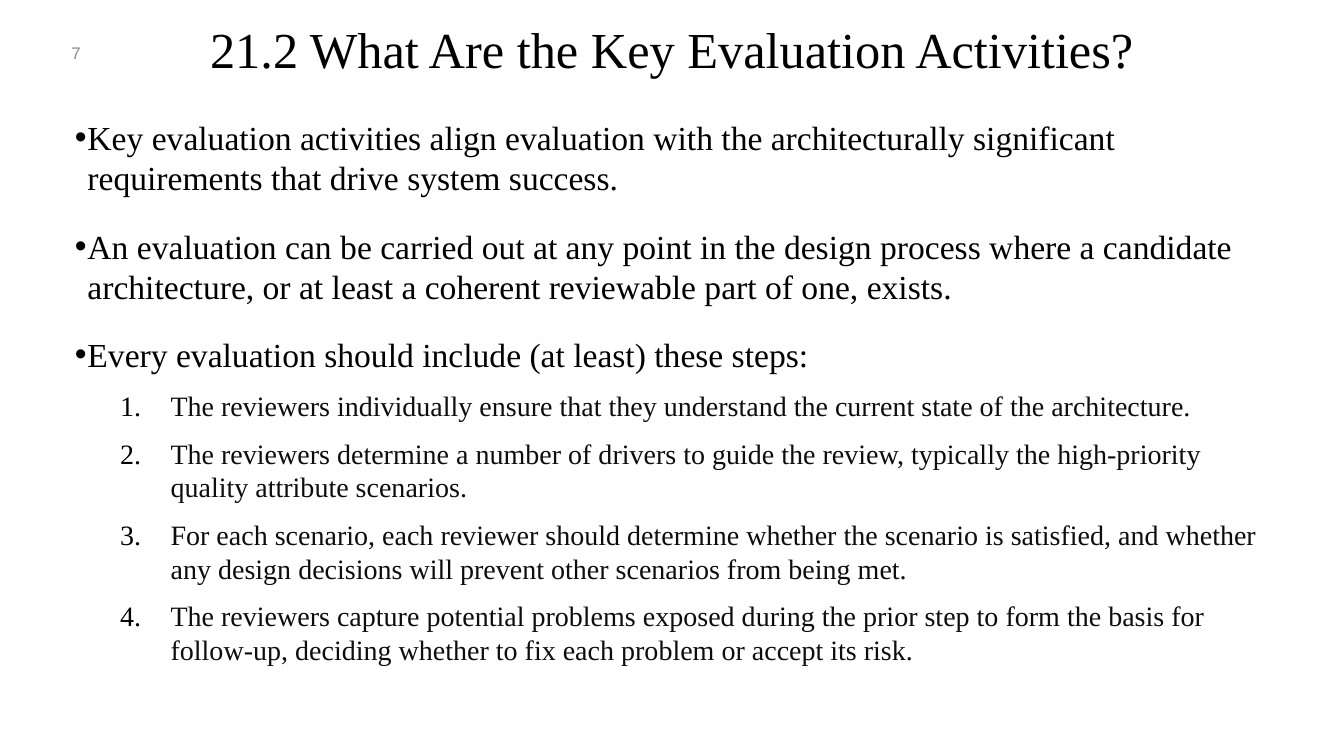
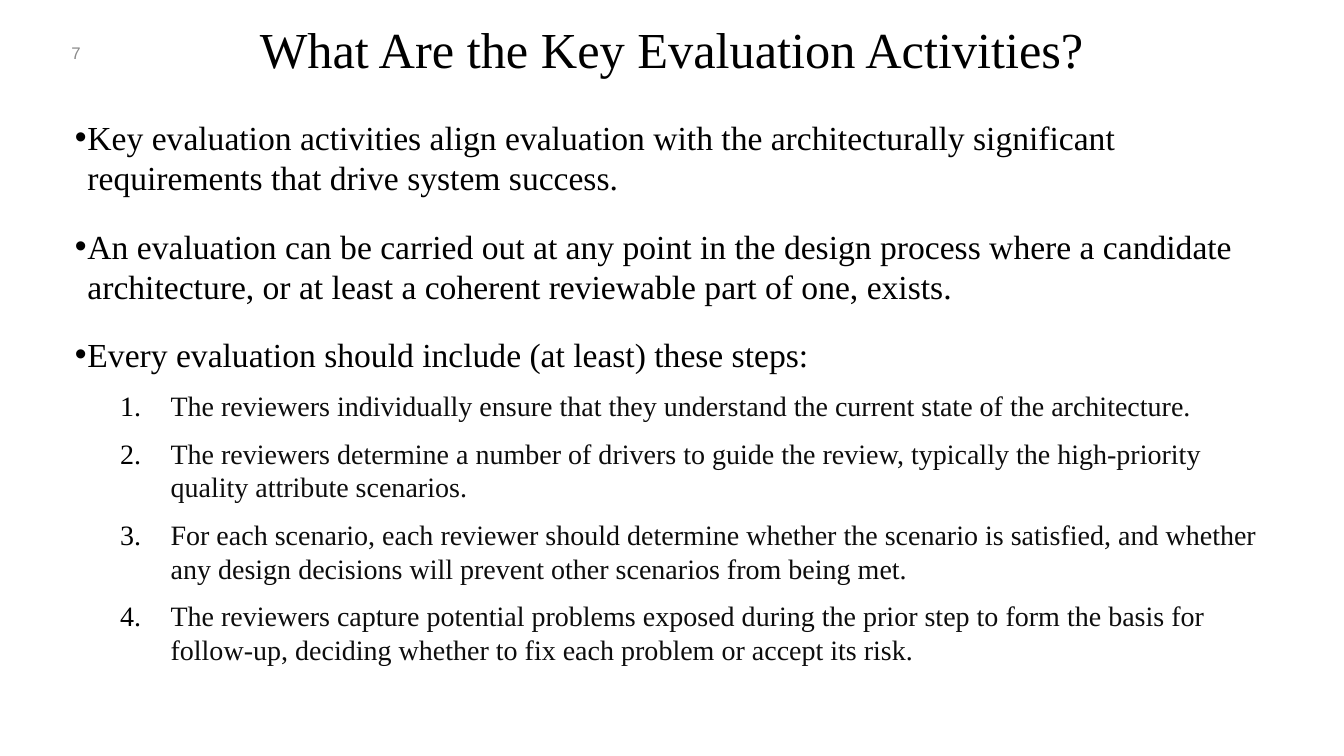
Before and after one commit to mohamad-khorsandi/slides-of-software-architecture-in-practice-4th-ed, a slide deck: slide 7 of chapter 21.pptx. Drawn at 1344x756 pixels with LibreOffice and Linux fonts; fonts in the diff are those of the drawing; background and template pictures are left out. Boxes give left, top, right and bottom in pixels: in the first picture for what was removed or moved away, otherwise in the second. Text is boxed around its words. In the diff, an @@ line names an element or a change of style, - is before the commit and + after.

```diff
--- a/chapter 21.pptx
+++ b/chapter 21.pptx
@@ title at (x1=260, y1=33, x2=1083, y2=79): text changed @@
-21.2 What Are the Key Evaluation Activities?
+What Are the Key Evaluation Activities?
```
Also in this commit, not shown: 8 other slides changed, 12 other files.
